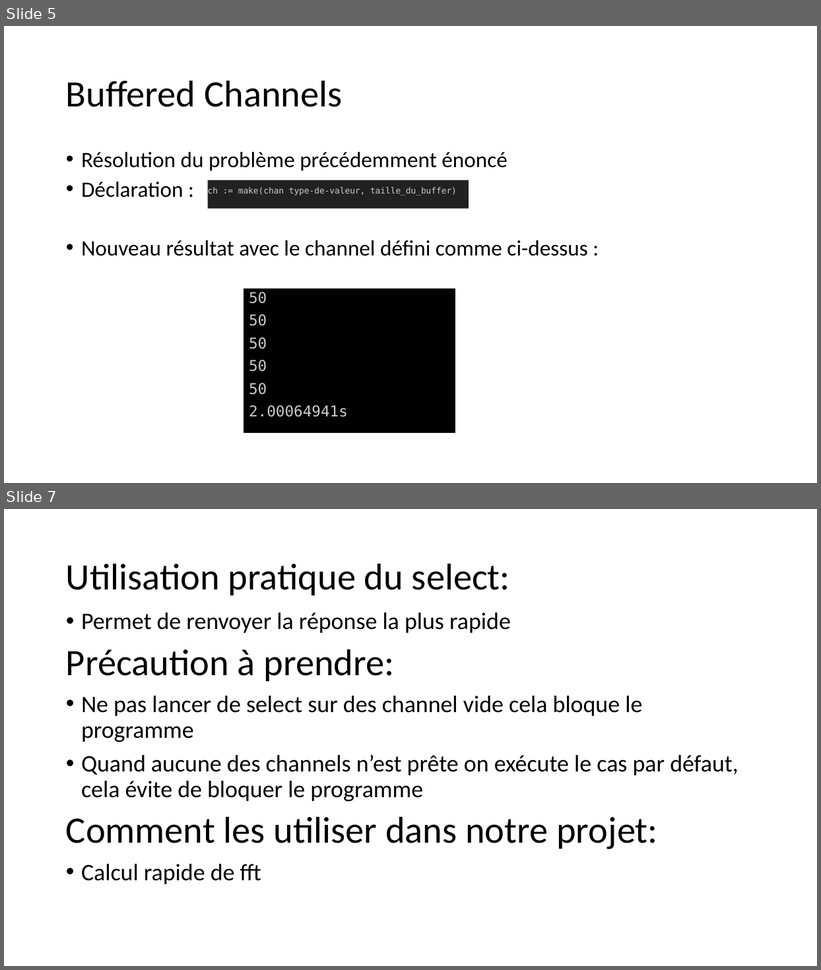
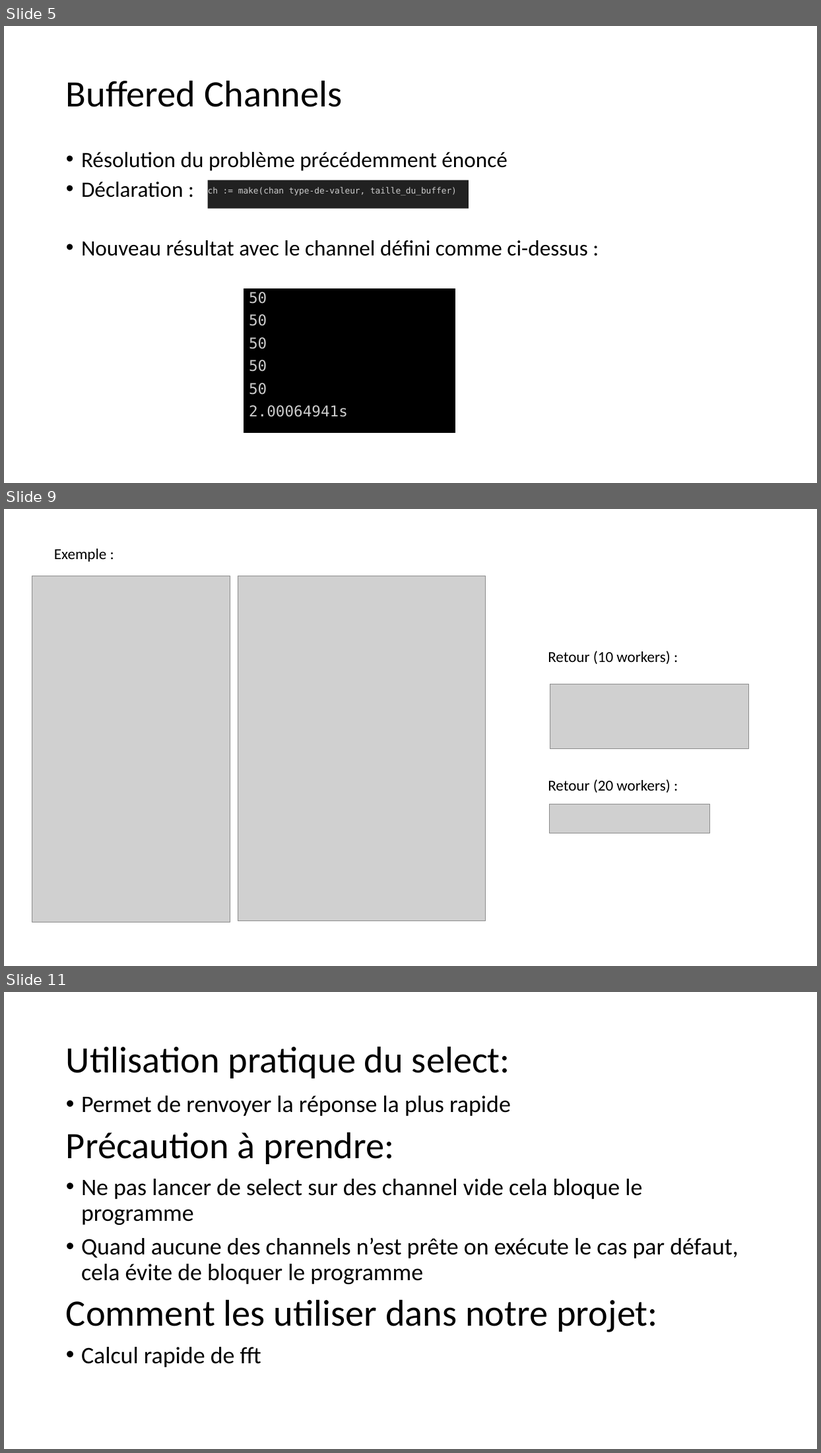
Before and after one commit to aykis/CODEV-GO, a slide deck: Presentation Channels.pptx. Shown one above the other, each under a label of ours: slides 5 and 7 before the commit, slides 5, 9 and 11 after it; the slides between them are not shown. The pictures are 821x970 and 821x1453 pixels, drawn with LibreOffice and Linux fonts; fonts in the diff are those of the drawing; grey boxes stand for pictures. Boxes give left, top, right and bottom in pixels: in the first picture for what was removed or moved away, otherwise in the second. Text is boxed around its words. In the diff, an @@ line names an element or a change of style, - is before the commit and + after.

```diff
--- a/Presentation Channels.pptx
+++ b/Presentation Channels.pptx
@@ slide 9 added at (x1=4, y1=509, x2=817, y2=966), background #FFFFFF @@
@@ text added at (x1=54, y1=549, x2=106, y2=562), 18 pt, text #000000 @@
+Exemple :
@@ picture added at (x1=32, y1=576, x2=230, y2=923) @@
@@ picture added at (x1=238, y1=576, x2=485, y2=922) @@
@@ text added at (x1=548, y1=651, x2=670, y2=664), 18 pt, text #000000 @@
+Retour (10 workers) :
@@ picture added at (x1=550, y1=685, x2=748, y2=749) @@
@@ text added at (x1=548, y1=780, x2=670, y2=793), 18 pt, text #000000 @@
+Retour (20 workers) :
@@ picture added at (x1=550, y1=804, x2=710, y2=834) @@
@@ what was slide 7 is now slide 11 @@
```
Also in this commit, not shown: 4 slides changed, 3 other slides added.
